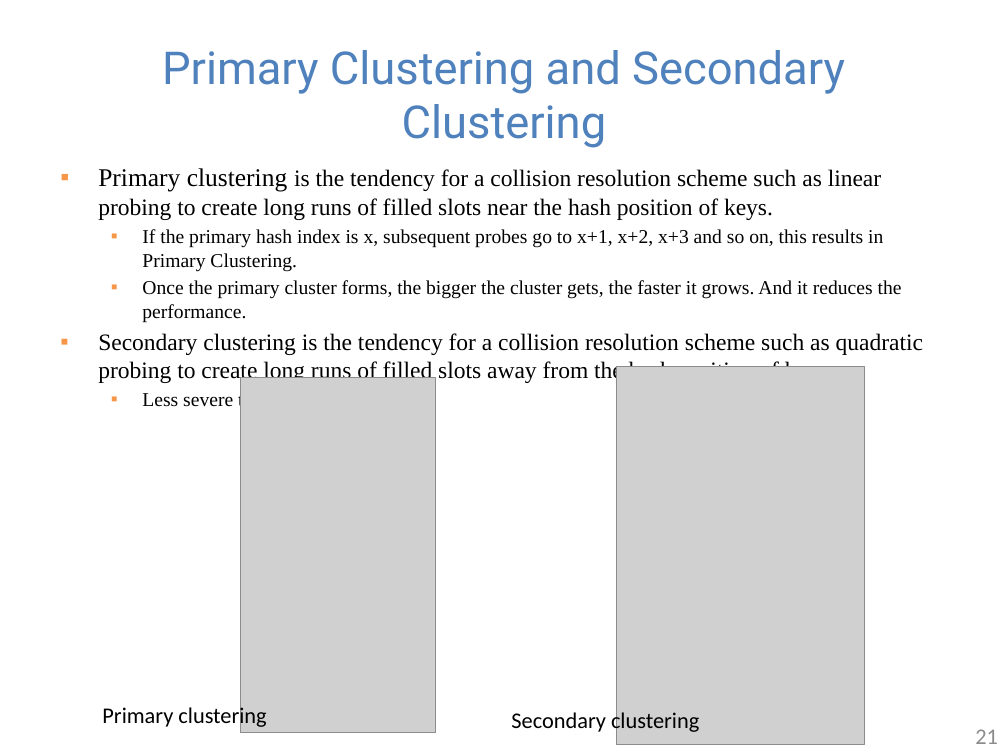
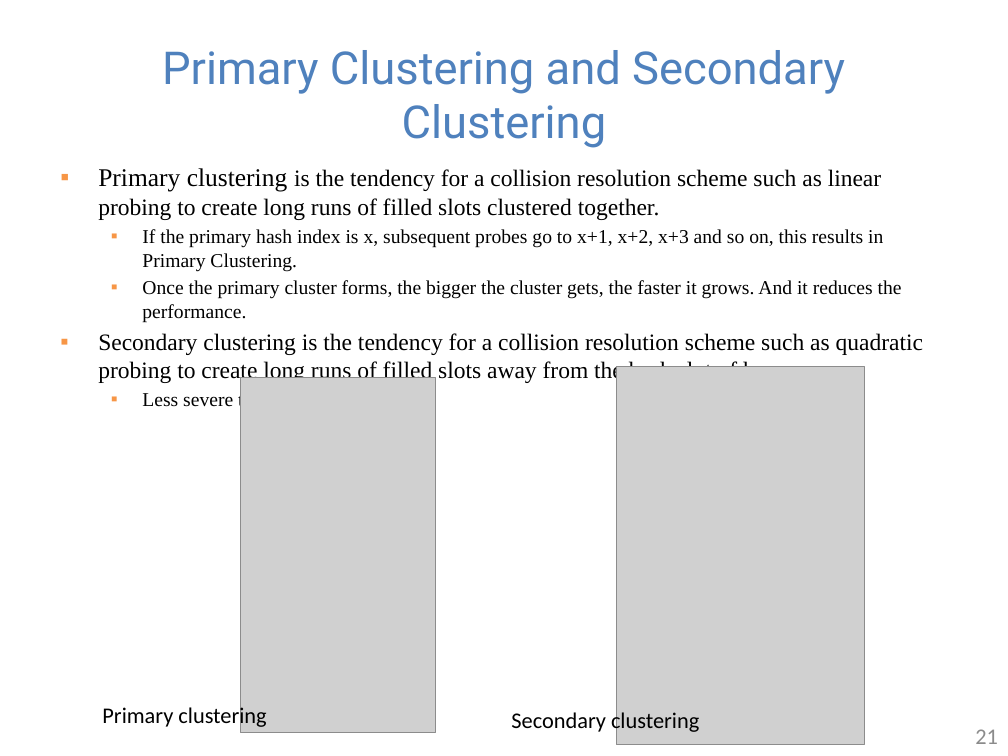
Before and after one commit to guhofstra/CSC111Fa25, a slide deck: slide 21 of PPTs/Lecture 7-hash table.pptx. Drawn at 1008x756 pixels with LibreOffice and Linux fonts; fonts in the diff are those of the drawing; grey boxes stand for pictures. Boxes give left, top, right and bottom in pixels: in the first picture for what was removed or moved away, otherwise in the second. Text is boxed around its words. In the diff, an @@ line names an element or a change of style, - is before the commit and + after.

```diff
--- a/PPTs/Lecture 7-hash table.pptx
+++ b/PPTs/Lecture 7-hash table.pptx
@@ text at (98,168,881,220): text changed @@
-▪ Primary clustering is the tendency for a collision resolution scheme such as linear probing to create long runs of filled slots near the hash position of keys.
+▪ Primary clustering is the tendency for a collision resolution scheme such as linear probing to create long runs of filled slots clustered together.
@@ text at (98,333,923,384): text changed @@
-▪ Secondary clustering is the tendency for a collision resolution scheme such as quadratic probing to create long runs of filled slots away from the hash position of keys.
+▪ Secondary clustering is the tendency for a collision resolution scheme such as quadratic probing to create long runs of filled slots away from the hash slot of keys.
```
Also in this commit, not shown: 3 other slides changed, 1 other file.
